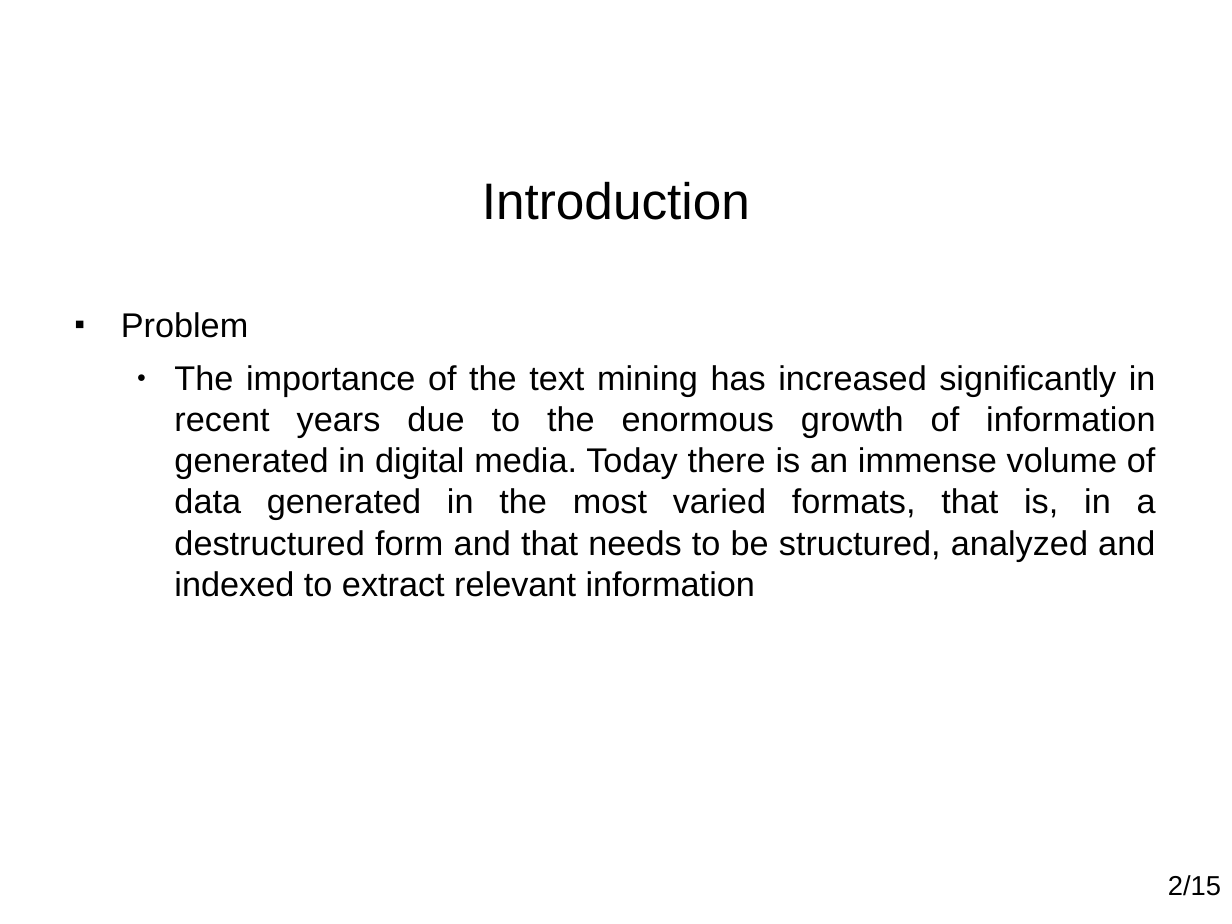
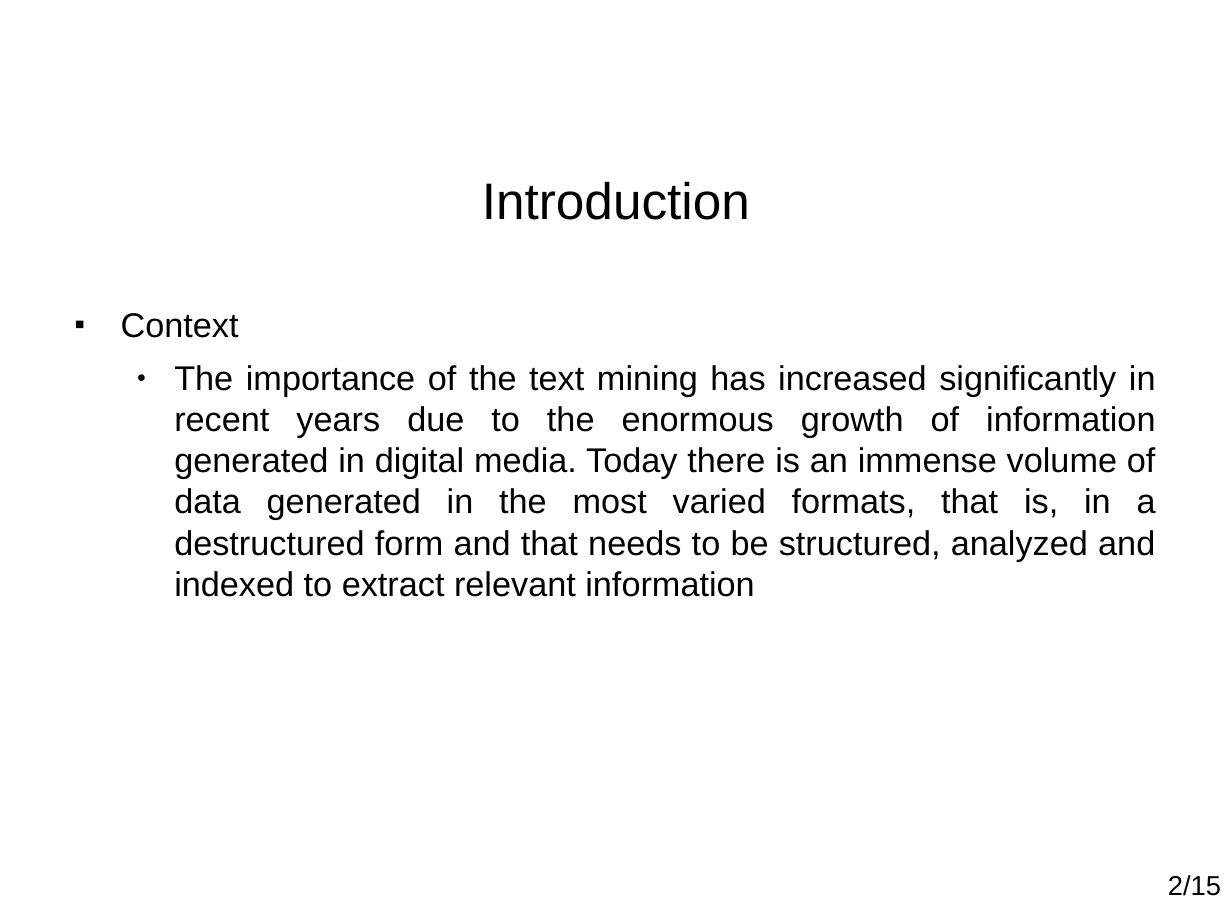
Before and after one commit to paulohq/apresentacao-L2AP, a slide deck: slide 3 of apresentacao-L2AP.ppt. Drawn at 1232x924 pixels with LibreOffice and Linux fonts; fonts in the diff are those of the drawing; background and template pictures are left out. Boxes give left, top, right and bottom in pixels: in the first picture for what was removed or moved away, otherwise in the second. Text is boxed around its words. In the diff, an @@ line names an element or a change of style, - is before the commit and + after.

```diff
--- a/apresentacao-L2AP.ppt
+++ b/apresentacao-L2AP.ppt
@@ text at (121,313,239,338): text changed @@
-■ Problem
+■ Context
```
Also in this commit, not shown: 14 other slides changed, 1 slide added, 1 other file.
